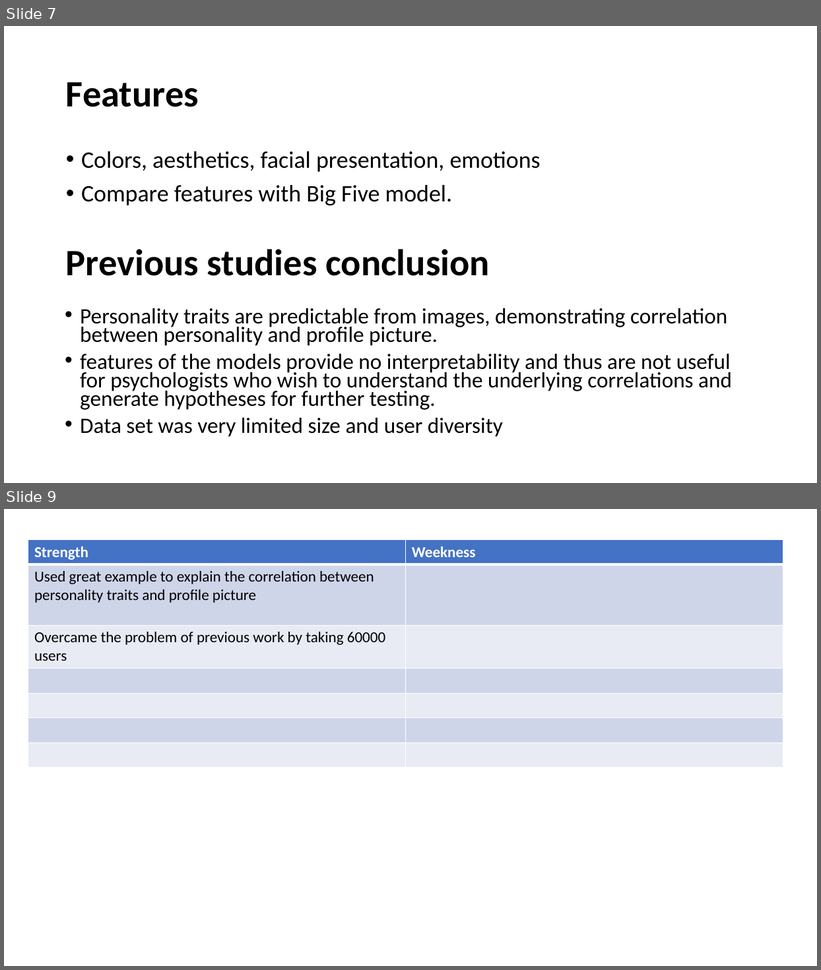
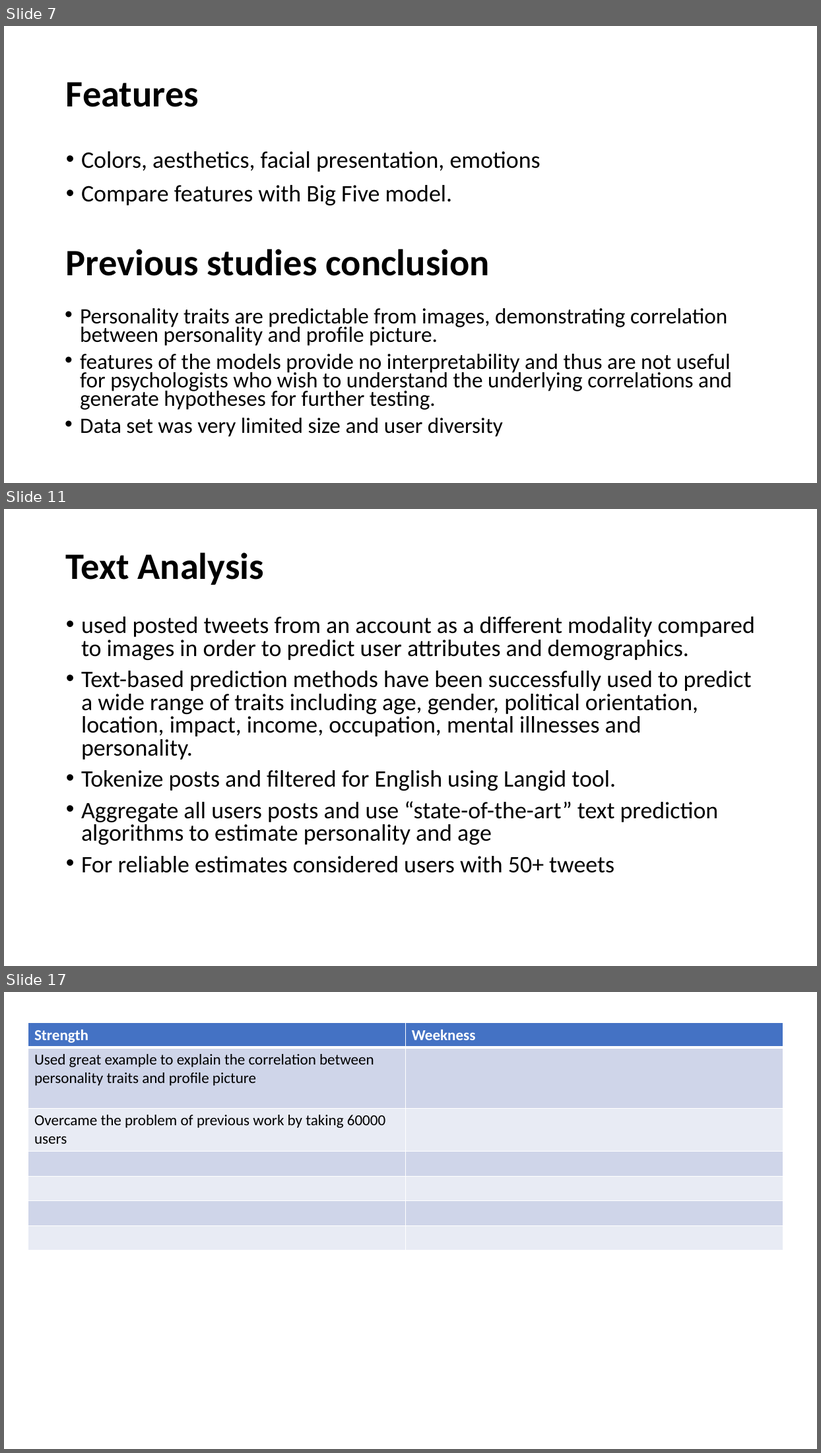
Before and after one commit to Sandhya-Bairi/USU-Assignments-and-Projects, a slide deck: CS 6675 - Advance Data Science/Practicum/Presentation.pptx. Shown one above the other, each under a label of ours: slides 7 and 9 before the commit, slides 7, 11 and 17 after it; the slides between them are not shown. The pictures are 821x970 and 821x1453 pixels, drawn with LibreOffice and Linux fonts; fonts in the diff are those of the drawing. Boxes give left, top, right and bottom in pixels: in the first picture for what was removed or moved away, otherwise in the second. Text is boxed around its words. In the diff, an @@ line names an element or a change of style, - is before the commit and + after.

```diff
--- a/CS 6675 - Advance Data Science/Practicum/Presentation.pptx
+++ b/CS 6675 - Advance Data Science/Practicum/Presentation.pptx
@@ slide 11 added at [4,509,817,966], background #FFFFFF @@
@@ title added at [66,553,264,585], 44 pt, text #000000, bold @@
+Text Analysis
@@ text added at [81,617,755,873], 28 pt, text #000000 @@
+• used posted tweets from an account as a different modality compared to images in order to predict user attributes and demographics.
+• Text-based prediction methods have been successfully used to predict a wide range of traits including age, gender, political orientation, location, impact, income, occupation, mental illnesses and personality.
+• Tokenize posts and filtered for English using Langid tool.
+• Aggregate all users posts and use “state-of-the-art” text prediction algorithms to estimate personality and age
+• For reliable estimates considered users with 50+ tweets
@@ what was slide 9 is now slide 17 @@
```
Also in this commit, not shown: 1 slide changed, 7 other slides added, 42 other files.
